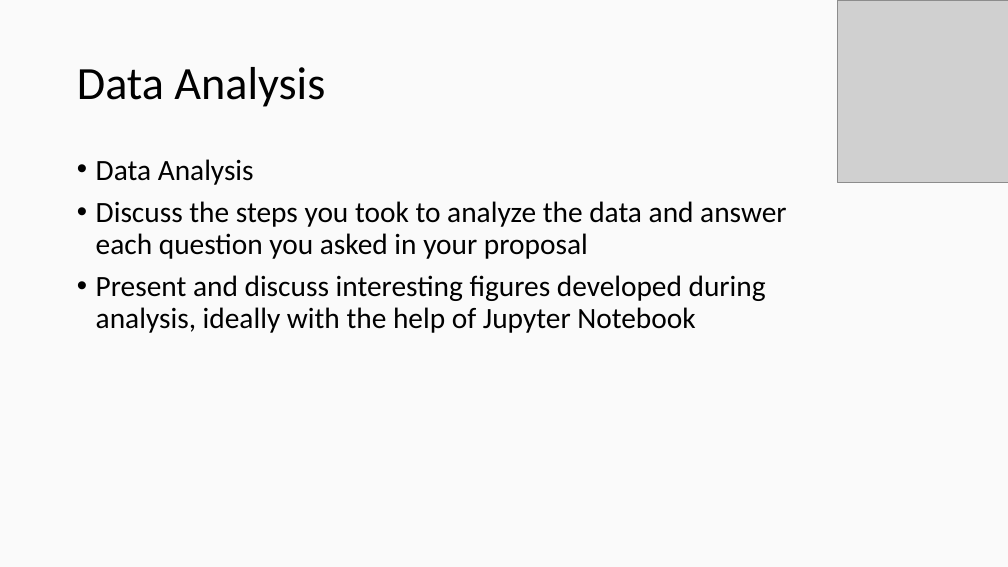
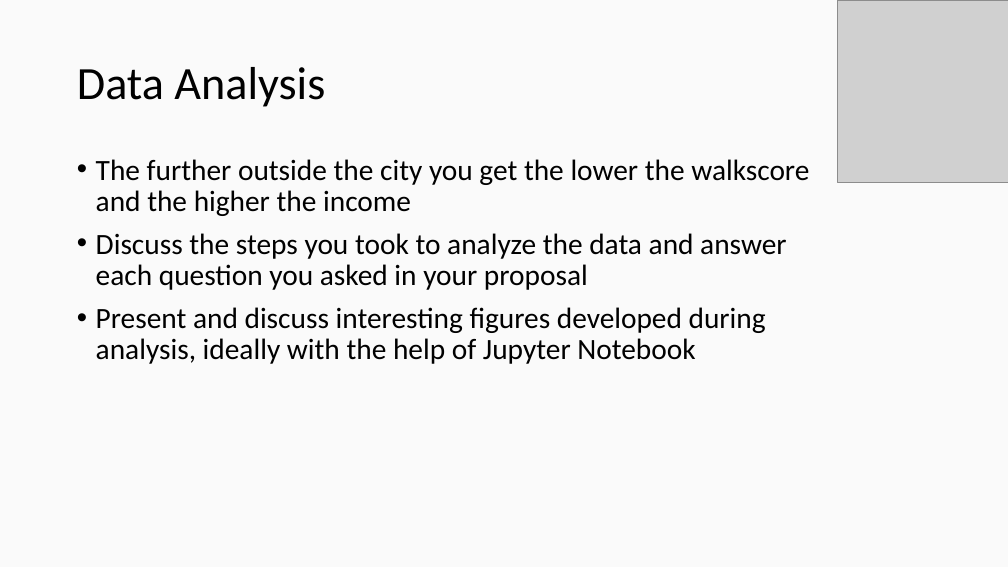
Before and after one commit to coelhofb/Smart-Cities, a slide deck: slide 6 of Smart Cities.pptx. Drawn at 1008x567 pixels with LibreOffice and Linux fonts; fonts in the diff are those of the drawing; grey boxes stand for pictures. Boxes give left, top, right and bottom in pixels: in the first picture for what was removed or moved away, otherwise in the second. Text is boxed around its words. In the diff, an @@ line names an element or a change of style, - is before the commit and + after.

```diff
--- a/Smart Cities.pptx
+++ b/Smart Cities.pptx
@@ text at [96,159,809,216]: text changed @@
-• Data Analysis
+• The further outside the city you get the lower the walkscore and the higher the income
```
Also in this commit, not shown: 2 other slides changed, 2 other files.
